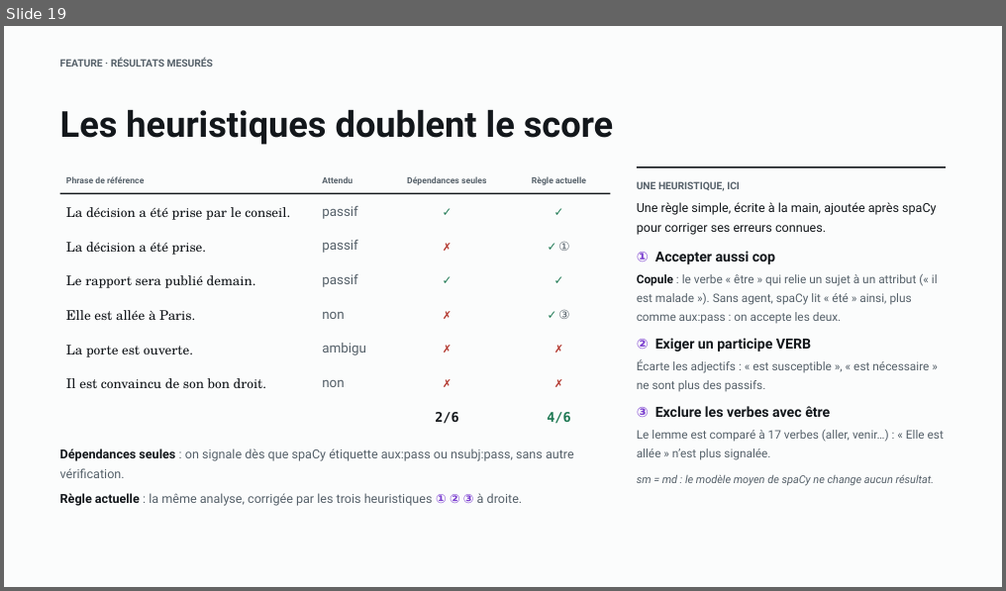
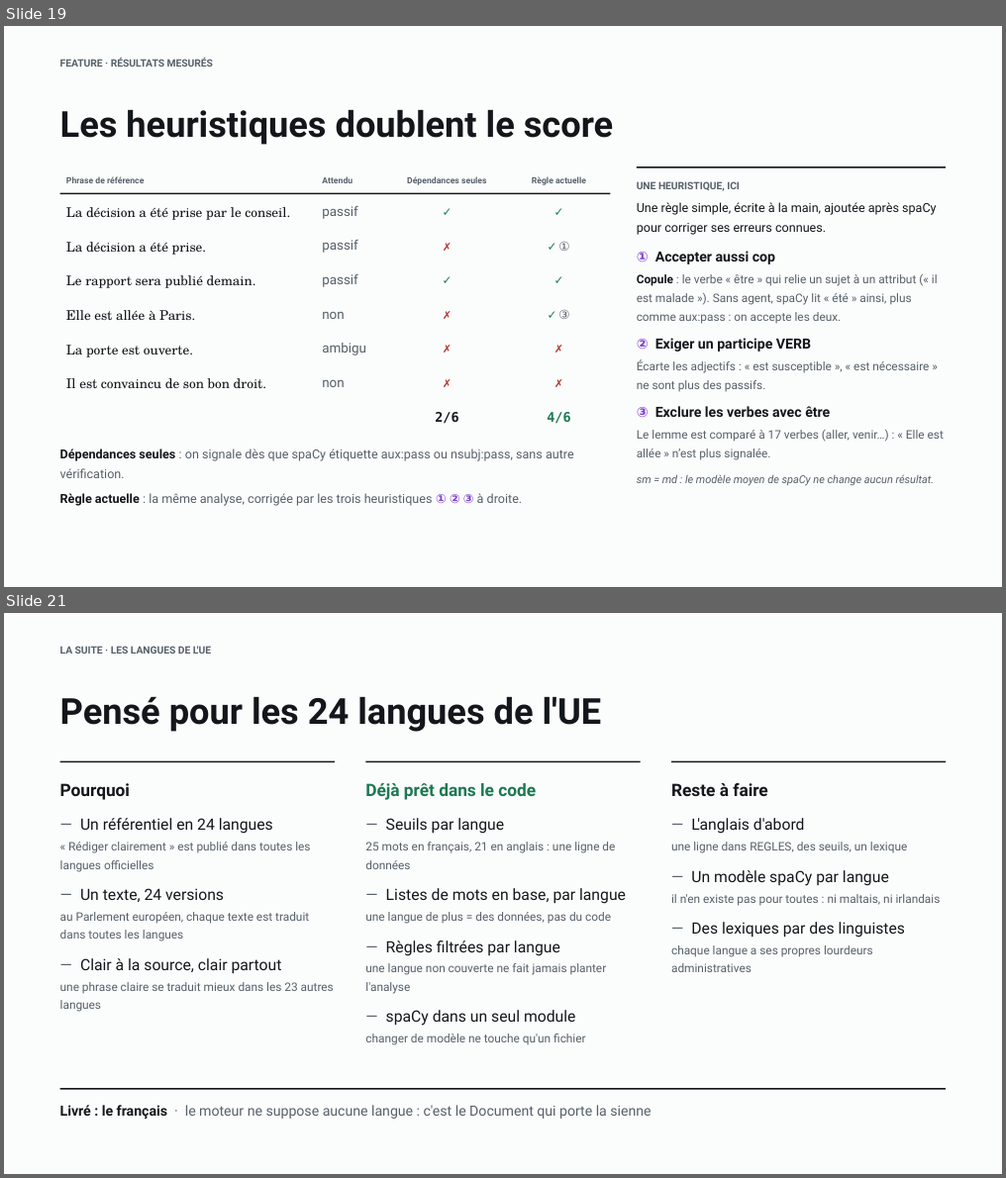
Before and after one commit to lhubeaux/final_project, a slide deck: docs/soutenance.pptx. Shown one above the other, each under a label of ours: slide 19 before the commit, slides 19 and 21 after it; the slides between them are not shown. The pictures are 1006x591 and 1006x1178 pixels, drawn with LibreOffice and Linux fonts; fonts in the diff are those of the drawing. Boxes give left, top, right and bottom in pixels: in the first picture for what was removed or moved away, otherwise in the second. Text is boxed around its words. In the diff, an @@ line names an element or a change of style, - is before the commit and + after.

```diff
--- a/docs/soutenance.pptx
+++ b/docs/soutenance.pptx
@@ slide 21 added at (4,613,1002,1174), background #FBFCFC @@
@@ text added at (60,646,211,654), 9.8 pt, text #56616A, bold @@
+LA SUITE · LES LANGUES DE L'UE
@@ text added at (60,696,602,732), 34.5 pt, text #13171B, bold @@
+Pensé pour les 24 langues de l'UE
@@ rectangle added at (60,761,335,762), fill #13171B @@
@@ text added at (60,783,130,800), 16.5 pt, text #13171B, bold @@
+Pourquoi
@@ rectangle added at (365,761,641,762), fill #13171B @@
@@ text added at (365,783,536,800), 16.5 pt, text #1D7852, bold @@
+Déjà prêt dans le code
@@ text added at (671,783,768,796), 16.5 pt, text #13171B, bold @@
+Reste à faire
@@ rectangle added at (672,761,946,762), fill #13171B @@
@@ text added at (60,818,334,1012), 11.2 pt, text #56616A @@
+— Un référentiel en 24 langues
+« Rédiger clairement » est publié dans toutes les langues officielles
+— Un texte, 24 versions
+au Parlement européen, chaque texte est traduit dans toutes les langues
+— Clair à la source, clair partout
+une phrase claire se traduit mieux dans les 23 autres langues
@@ text added at (365,818,626,1046), 11.2 pt, text #56616A @@
+— Seuils par langue
+25 mots en français, 21 en anglais : une ligne de données
+— Listes de mots en base, par langue
+une langue de plus = des données, pas du code
+— Règles filtrées par langue
+une langue non couverte ne fait jamais planter l'analyse
+— spaCy dans un seul module
+changer de modèle ne touche qu'un fichier
@@ text added at (671,818,941,972), 11.2 pt, text #56616A @@
+— L'anglais d'abord
+une ligne dans REGLES, des seuils, un lexique
+— Un modèle spaCy par langue
+il n'en existe pas pour toutes : ni maltais, ni irlandais
+— Des lexiques par des linguistes
+chaque langue a ses propres lourdeurs administratives
@@ rectangle added at (60,1088,945,1090), fill #13171B @@
@@ text added at (60,1105,650,1119), 13.5 pt, text #56616A @@
+Livré : le français · le moteur ne suppose aucune langue : c'est le Document qui porte la sienne
```
Also in this commit, not shown: 5 slides changed, 1 other file.
